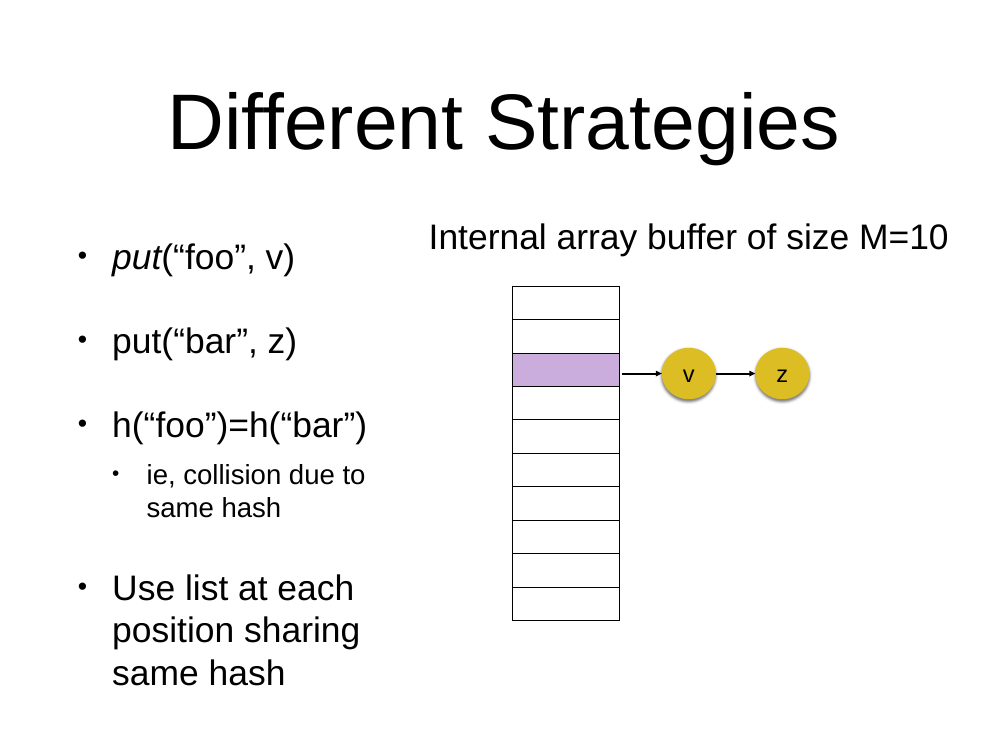
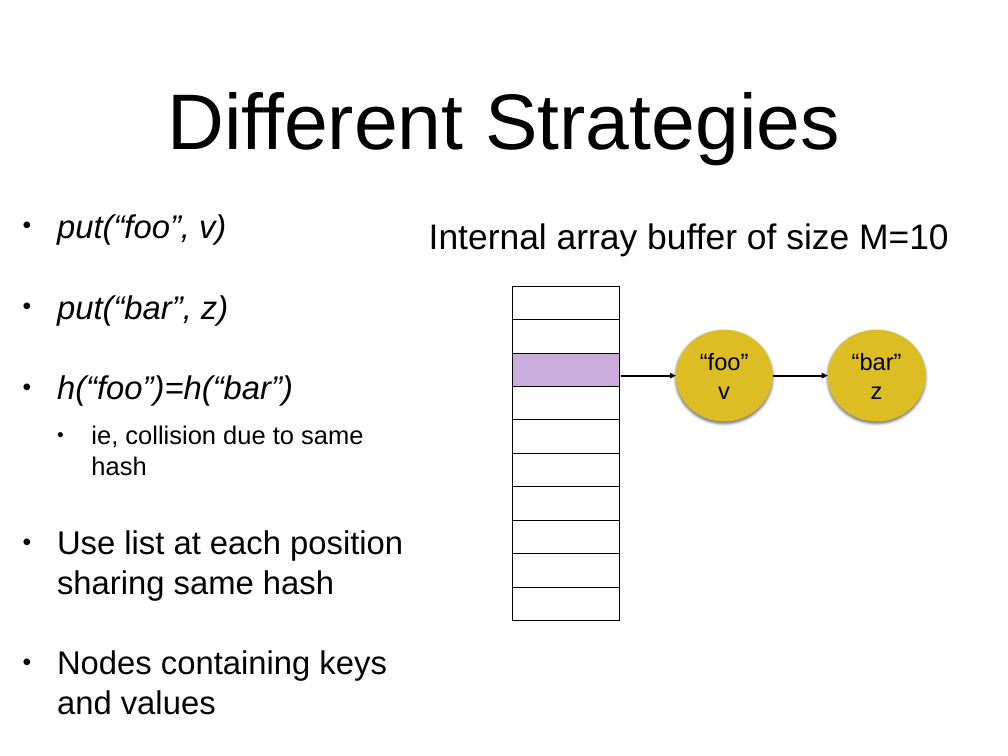
Before and after one commit to arcuri82/algorithms, a slide deck: slide 8 of docs/slides/06/06_hash_maps.pptx. Drawn at 1008x756 pixels with LibreOffice and Linux fonts; fonts in the diff are those of the drawing. Boxes give left, top, right and bottom in pixels: in the first picture for what was removed or moved away, otherwise in the second. Text is boxed around its words. In the diff, an @@ line names an element or a change of style, - is before the commit and + after.

Commit message:
updating slides les06

```diff
--- a/docs/slides/06/06_hash_maps.pptx
+++ b/docs/slides/06/06_hash_maps.pptx
@@ text "put(“foo”, v)": place and size @@
-text "put(“foo”, v)" at [112, 243, 367, 686]
+text "put(“foo”, v)" at [57, 214, 403, 715]
@@ text at [57, 214, 403, 600]: size 36 to 33.3 pt in "put(“foo”, v)", "put(“bar”, z)", "h(“foo”)=h(“bar”)", "Use list at each position sharing same ..."; italic on in "put(“foo”, v)", "put(“bar”, z)", "h(“foo”)=h(“bar”)"; size 28 to 25.9 pt in "ie, collision due to same hash" @@
@@ ellipse "“foo”": place and size @@
-ellipse "“foo”" at [662, 348, 716, 400]
+ellipse "“foo”" at [676, 330, 773, 421]
@@ text in ellipse at [700, 353, 749, 371]: paragraph added @@
+“foo”
@@ ellipse "“bar”z": place and size @@
-ellipse "“bar”z" at [756, 348, 810, 400]
+ellipse "“bar”z" at [828, 330, 926, 421]
@@ text in ellipse at [852, 353, 902, 399]: text changed @@
-z
+“bar”z
@@ arrow moved from (622, 374) - (662, 374) to (621, 376) - (676, 376) @@
@@ arrow moved from (716, 374) - (756, 374) to (773, 376) - (828, 376) @@
@@ text at [57, 650, 386, 715]: paragraph added @@
+• Nodes containing keys and values
```
Also in this commit, not shown: 5 other slides changed, 2 slides added, 1 other file.
